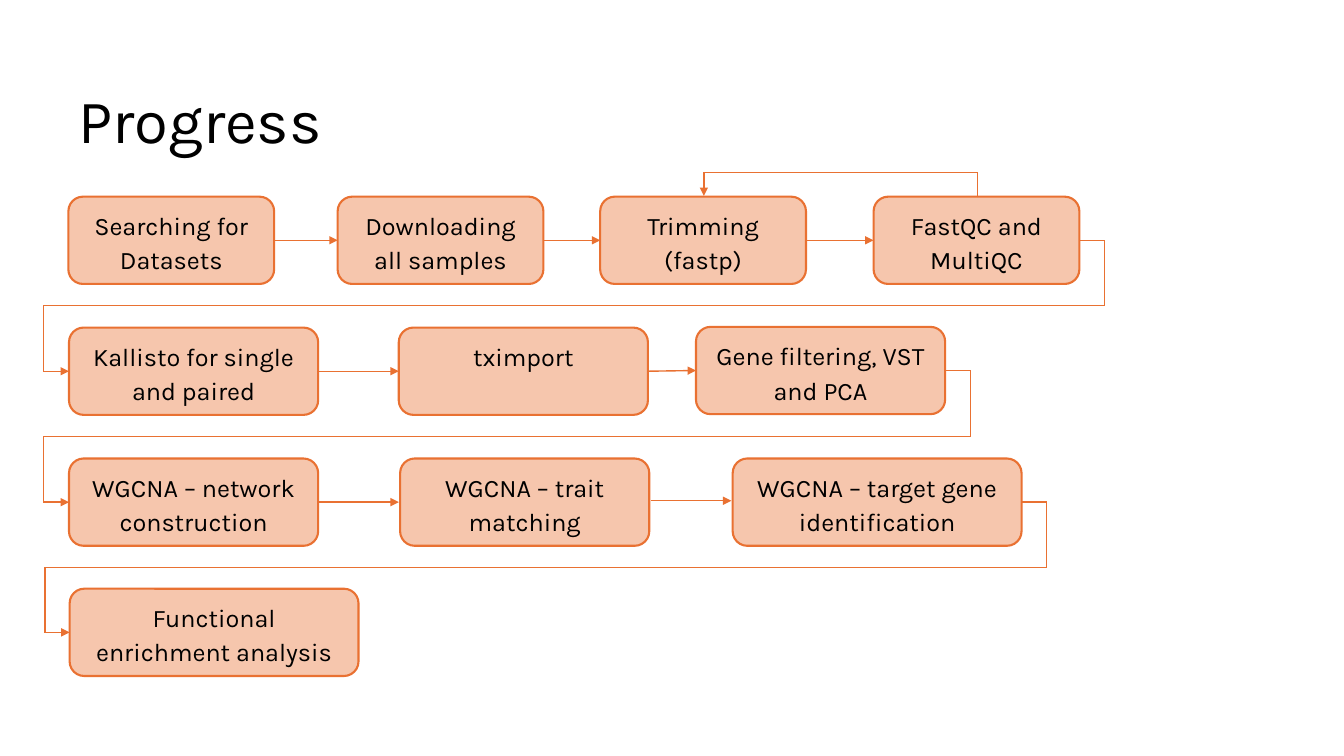
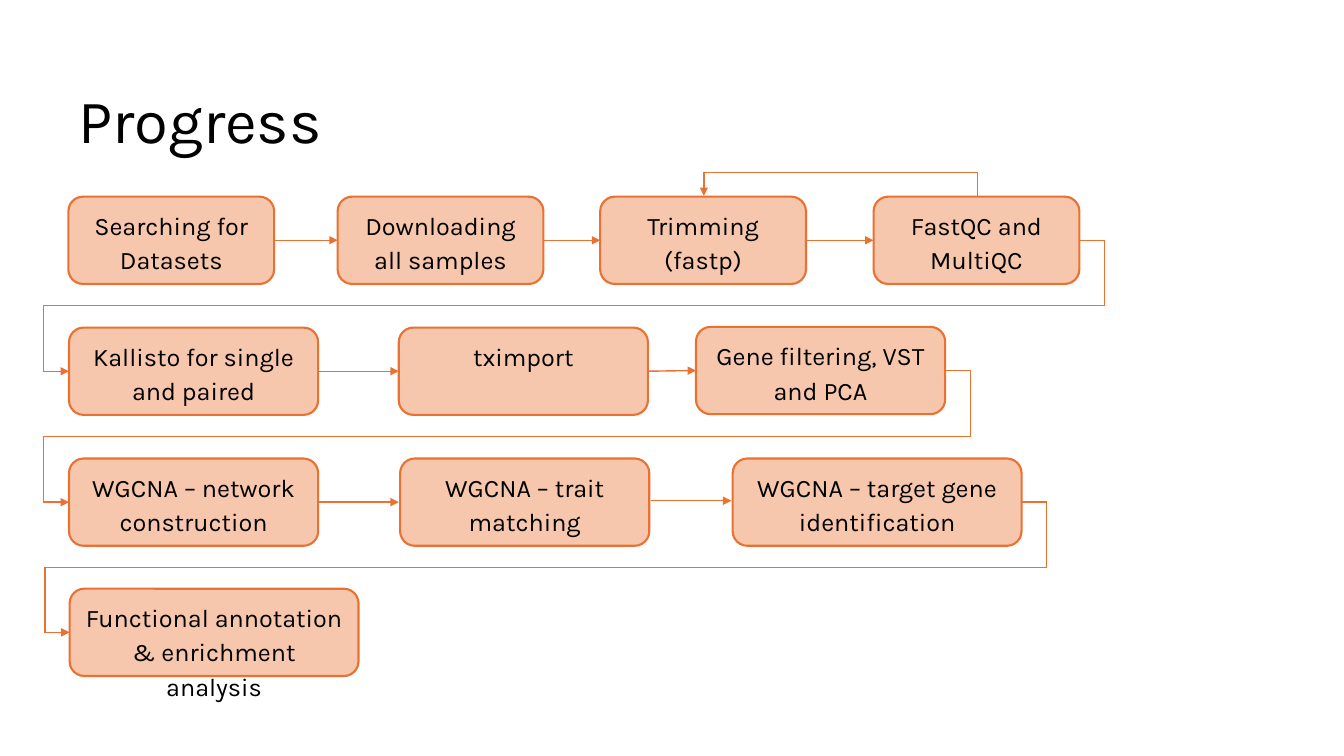
Before and after one commit to luisabender/bioinformatics-bachelor-s-thesis, a slide deck: slide 1 of progress.pptx. Drawn at 1344x756 pixels with LibreOffice and Linux fonts; fonts in the diff are those of the drawing. Boxes give left, top, right and bottom in pixels: in the first picture for what was removed or moved away, otherwise in the second. Text is boxed around its words. In the diff, an @@ line names an element or a change of style, - is before the commit and + after.

Commit message:
last analysis steps

```diff
--- a/progress.pptx
+++ b/progress.pptx
@@ text in rounded rectangle at <box>86,609,342,702</box>: text changed @@
-Functional enrichment analysis
+Functional annotation & enrichment analysis
```
Also in this commit, not shown: 6 other slides changed, 22 slides added, 34 slides removed, 21 other files.
